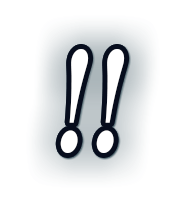
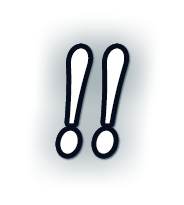
Before/after of a 184 × 205 layered artwork. What changed in the layer stack:
painted on "!!" over left=60, top=48, right=125, bottom=154
renamed "!! 拷貝 2" to "!! 拷貝", painted on it over left=52, top=34, right=131, bottom=172
